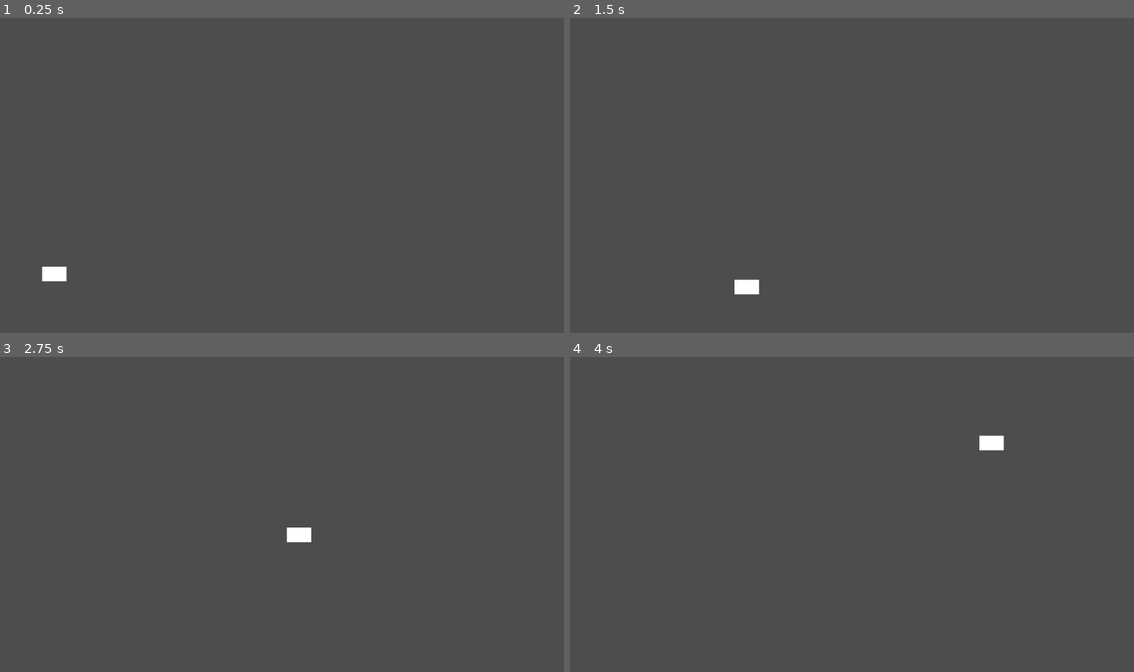
Above: before the commit, frames 1-4 (two rows, left to right).
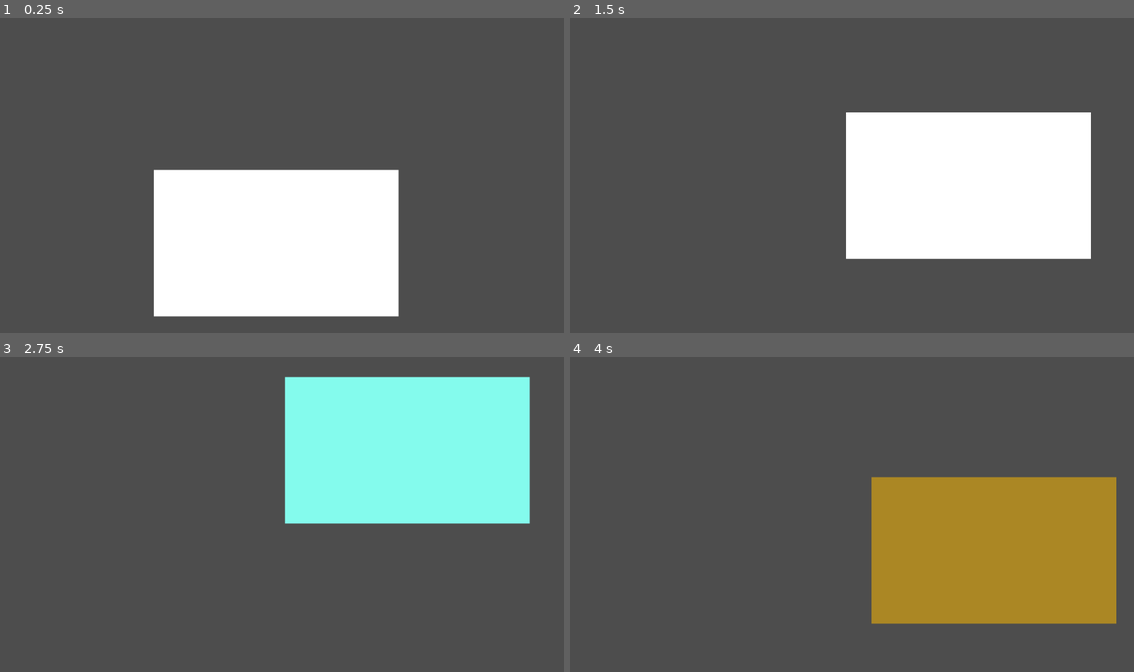
Above: after the commit, the same moments.

Repository: animyrch/HarderBouncer
Game: Godot game, scene res://Main.tscn
Same seed, same stepped clock (60 frames per second), same inputs: the game is played once before the commit and once after it.
Inputs (mouse positions are in pixels of both pictures, inside the frame that each line leads up to):
- Up to frame 1 (0.25 s): no input
- Up to frame 2 (1.5 s): move the mouse to (976, 159) at 0.52 s; click (976, 159) at 0.67 s; move the mouse to (739, 191) at 1.27 s; click (739, 191) at 1.42 s
- Up to frame 3 (2.75 s): move the mouse to (338, 445) at 2.02 s; click (338, 445) at 2.17 s
- Up to frame 4 (4 s): move the mouse to (823, 577) at 2.77 s; click (823, 577) at 2.92 s; move the mouse to (1021, 561) at 3.52 s; click (1021, 561) at 3.67 s

The runs differ from the first frame. In frame 1, 21% of the frame differs, in the area x 7-71%, y 48-95%; in frame 2, 20%; in frame 3, 21%, in the area x 50-94%, y 6-59%; in frame 4, 21%.

Commit message:
Added direction change

Diff:
--- a/BouncingRect.gd
+++ b/BouncingRect.gd
@@ -1,7 +1,7 @@
 extends ColorRect
 
 var velocity = Vector2(200, 150)  # Initial speed
-var speed_multiplier = 1.1  # Speed increase multiplier
+var speed_multiplier = 1.01  # Speed increase multiplier
 
 func _ready():
 	randomize()  # Ensure randomness for initial position
@@ -19,8 +19,16 @@
 func _input(event):
 	if event is InputEventMouseButton and event.pressed:
 		if event.position.x >= position.x and event.position.x <= position.x + get_rect().size.x and event.position.y >= position.y and event.position.y <= position.y + get_rect().size.y:
-			velocity *= speed_multiplier  # Increase speed when clicked
-			change_color()  # Change color when clicked
+			change_color()
+			change_speed()
+			change_direction()
 
 func change_color():
 	modulate = Color(randf(), randf(), randf(), 1.0)  # Set to a random color
+
+func change_direction():
+	var rand_angle = rand_range(-PI, PI)  # Random angle in radians
+	velocity = Vector2(cos(rand_angle), sin(rand_angle)) * velocity.length()  # Set velocity in random direction
+
+func change_speed():
+	velocity *= speed_multiplier  # Increase speed when clicked
--- a/Main.tscn
+++ b/Main.tscn
@@ -7,6 +7,6 @@
 [node name="BouncingRect" type="ColorRect" parent="."]
 offset_left = 506.0
 offset_top = 292.0
-offset_right = 556.0
-offset_bottom = 322.0
+offset_right = 1006.0
+offset_bottom = 592.0
 script = ExtResource("1_6c0rt")
